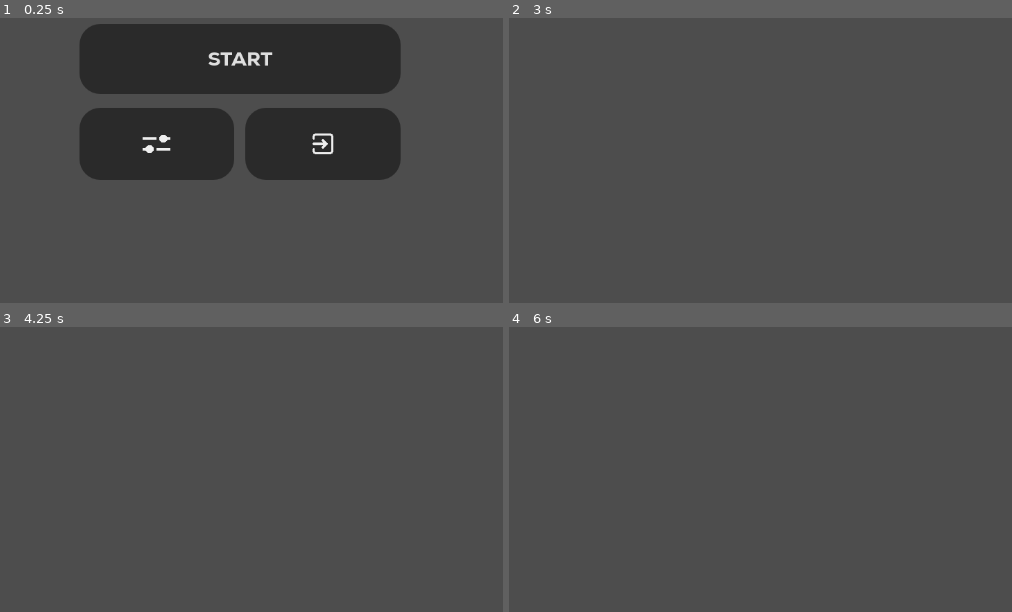
Above: before the commit, frames 1-4 (two rows, left to right).
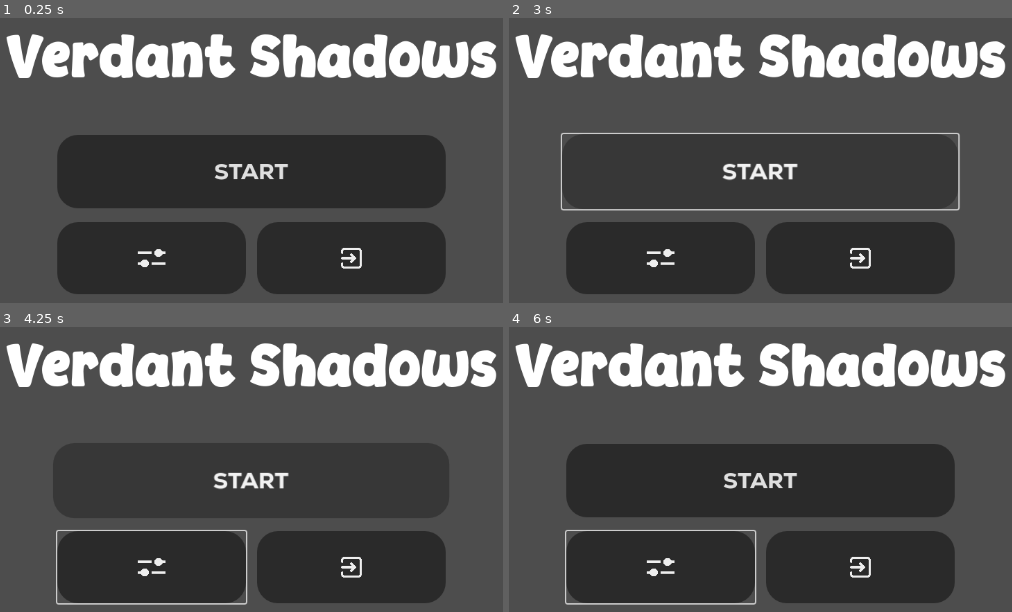
Above: after the commit, the same moments.

Repository: ryukgod26/Verdant-Shadows
Game: Godot game, scene res://Scenes/UI/main_menu.tscn
Same seed, same stepped clock (60 frames per second), same inputs: the game is played once before the commit and once after it.
Inputs (mouse positions are in pixels of both pictures, inside the frame that each line leads up to; where the layout moved, square brackets give the same spot in the first picture):
- Up to frame 1 (0.25 s): no input
- Up to frame 2 (3 s): click (659, 257) [664, 143] at 0.5 s; click "START" at 1.25 s; click (760, 171) at 2 s, where only the run after the commit has a clickable "START"; tap Enter at 2.75 s; move the mouse to (936, 137) at 2.77 s; hold Right from 2.78 s (still down); tap Alt at 2.85 s
- Up to frame 3 (4.25 s): tap Space at 3.5 s; move the mouse to (90, 492) at 3.52 s; release Right at 3.53 s; hold Down from 3.53 s (still down); tap Shift at 3.6 s
- Up to frame 4 (6 s): tap Enter at 4.25, 5.75 s; move the mouse to (840, 369) at 4.27 s; release Down at 4.28 s; hold Right 4.28-5.03 s; tap Alt at 4.35, 5.85 s; tap Space at 5 s; move the mouse to (720, 560) at 5.02 s; hold Up 5.03-5.78 s; tap Shift at 5.1 s; move the mouse to (1001, 537) at 5.77 s; hold Left from 5.78 s (still down)

The runs differ from the first frame. In frame 1, 53% of the frame differs, in the area x 1-99%, y 2-97%; in frame 2, 29%; in frame 3, 29%; in frame 4, 48%.

Commit message:
added title, fix alignment, organize UI

Diff:
--- a/Scenes/UI/main_menu.tscn
+++ b/Scenes/UI/main_menu.tscn
@@ -1,6 +1,7 @@
 [gd_scene format=3 uid="uid://dimbms4ktk23e"]
 
 [ext_resource type="Script" uid="uid://dshenw33j3841" path="res://Scripts/UI/main_menu.gd" id="1_5wsvm"]
+[ext_resource type="FontFile" uid="uid://bh7mocnywvqh" path="res://assets/fonts/melon-pop.ttf" id="2_4pqbp"]
 [ext_resource type="Script" uid="uid://ngrseg7yvjs2" path="res://button.gd" id="2_i2xx2"]
 [ext_resource type="FontFile" uid="uid://0bbkdpjtyaxt" path="res://assets/fonts/nexa-font/Nexa-Heavy.ttf" id="2_o14dv"]
 [ext_resource type="Texture2D" uid="uid://byo6an22asmi4" path="res://assets/icons/settings.svg" id="4_u7lva"]
@@ -31,36 +32,64 @@
 [node name="MainMenu" type="CanvasLayer" unique_id=266428279]
 script = ExtResource("1_5wsvm")
 
-[node name="ButtonsContainer" type="VBoxContainer" parent="." unique_id=262783107]
-anchors_preset = -1
-anchor_left = 0.2847222
-anchor_top = 0.2175926
-anchor_right = 0.6866319
-anchor_bottom = 0.52160496
+[node name="Control" type="Control" parent="." unique_id=1833421218]
+layout_mode = 3
+anchors_preset = 15
+anchor_right = 1.0
+anchor_bottom = 1.0
 grow_horizontal = 2
 grow_vertical = 2
+size_flags_horizontal = 3
+size_flags_vertical = 3
+
+[node name="Container" type="VBoxContainer" parent="Control" unique_id=1428482812]
+layout_mode = 1
+anchors_preset = 8
+anchor_left = 0.5
+anchor_top = 0.5
+anchor_right = 0.5
+anchor_bottom = 0.5
+offset_left = -160.0
+offset_top = -112.5
+offset_right = 160.0
+offset_bottom = 112.5
+grow_horizontal = 2
+grow_vertical = 2
+theme_override_constants/separation = 64
+metadata/_edit_use_anchors_ = true
+
+[node name="Label" type="Label" parent="Control/Container" unique_id=745582703]
+layout_mode = 2
+theme_override_fonts/font = ExtResource("2_4pqbp")
+theme_override_font_sizes/font_size = 80
+text = "Verdant Shadows"
+horizontal_alignment = 1
+
+[node name="ButtonsContainer" type="VBoxContainer" parent="Control/Container" unique_id=2127791125]
+custom_minimum_size = Vector2(560, 0)
+layout_mode = 2
 size_flags_horizontal = 4
 size_flags_vertical = 4
 theme_override_constants/separation = 20
-metadata/_edit_use_anchors_ = true
+alignment = 1
 
-[node name="Start" type="Button" parent="ButtonsContainer" unique_id=1173952235]
+[node name="Start" type="Button" parent="Control/Container/ButtonsContainer" unique_id=1638619033]
 layout_mode = 2
 size_flags_vertical = 4
 mouse_default_cursor_shape = 2
 theme_override_fonts/font = ExtResource("2_o14dv")
-theme_override_font_sizes/font_size = 28
+theme_override_font_sizes/font_size = 32
 theme_override_styles/normal = SubResource("StyleBoxFlat_5wsvm")
 theme_override_styles/pressed = SubResource("StyleBoxFlat_i2xx2")
 theme_override_styles/hover = SubResource("StyleBoxFlat_i2xx2")
 text = "START"
 script = ExtResource("2_i2xx2")
 
-[node name="HBoxContainer" type="HBoxContainer" parent="ButtonsContainer" unique_id=9706064]
+[node name="HBoxContainer" type="HBoxContainer" parent="Control/Container/ButtonsContainer" unique_id=1695924961]
 layout_mode = 2
 theme_override_constants/separation = 16
 
-[node name="Options" type="Button" parent="ButtonsContainer/HBoxContainer" unique_id=1356106111]
+[node name="Options" type="Button" parent="Control/Container/ButtonsContainer/HBoxContainer" unique_id=868155071]
 layout_mode = 2
 size_flags_horizontal = 3
 size_flags_vertical = 6
@@ -76,7 +105,7 @@
 text_direction = 1
 script = ExtResource("2_i2xx2")
 
-[node name="Quit" type="Button" parent="ButtonsContainer/HBoxContainer" unique_id=940425901]
+[node name="Quit" type="Button" parent="Control/Container/ButtonsContainer/HBoxContainer" unique_id=1134322276]
 layout_mode = 2
 size_flags_horizontal = 3
 size_flags_vertical = 6
@@ -91,10 +120,9 @@
 icon_alignment = 1
 script = ExtResource("2_i2xx2")
 
-[connection signal="mouse_entered" from="ButtonsContainer/Start" to="ButtonsContainer/Start" method="_on_button_mouse_entered"]
-[connection signal="mouse_exited" from="ButtonsContainer/Start" to="ButtonsContainer/Start" method="_on_button_mouse_exited"]
-[connection signal="pressed" from="ButtonsContainer/Start" to="." method="_on_start_pressed"]
-[connection signal="mouse_entered" from="ButtonsContainer/HBoxContainer/Options" to="ButtonsContainer/HBoxContainer/Options" method="_on_button_mouse_entered"]
-[connection signal="mouse_exited" from="ButtonsContainer/HBoxContainer/Options" to="ButtonsContainer/HBoxContainer/Options" method="_on_button_mouse_exited"]
-[connection signal="mouse_entered" from="ButtonsContainer/HBoxContainer/Quit" to="ButtonsContainer/HBoxContainer/Quit" method="_on_button_mouse_entered"]
-[connection signal="mouse_exited" from="ButtonsContainer/HBoxContainer/Quit" to="ButtonsContainer/HBoxContainer/Quit" method="_on_button_mouse_exited"]
+[connection signal="mouse_entered" from="Control/Container/ButtonsContainer/Start" to="Control/Container/ButtonsContainer/Start" method="_on_button_mouse_entered"]
+[connection signal="mouse_exited" from="Control/Container/ButtonsContainer/Start" to="Control/Container/ButtonsContainer/Start" method="_on_button_mouse_exited"]
+[connection signal="mouse_entered" from="Control/Container/ButtonsContainer/HBoxContainer/Options" to="Control/Container/ButtonsContainer/HBoxContainer/Options" method="_on_button_mouse_entered"]
+[connection signal="mouse_exited" from="Control/Container/ButtonsContainer/HBoxContainer/Options" to="Control/Container/ButtonsContainer/HBoxContainer/Options" method="_on_button_mouse_exited"]
+[connection signal="mouse_entered" from="Control/Container/ButtonsContainer/HBoxContainer/Quit" to="Control/Container/ButtonsContainer/HBoxContainer/Quit" method="_on_button_mouse_entered"]
+[connection signal="mouse_exited" from="Control/Container/ButtonsContainer/HBoxContainer/Quit" to="Control/Container/ButtonsContainer/HBoxContainer/Quit" method="_on_button_mouse_exited"]
Binary file added: assets/fonts/melon-pop.ttf
Not shown, added: assets/fonts/melon-pop.ttf.import
